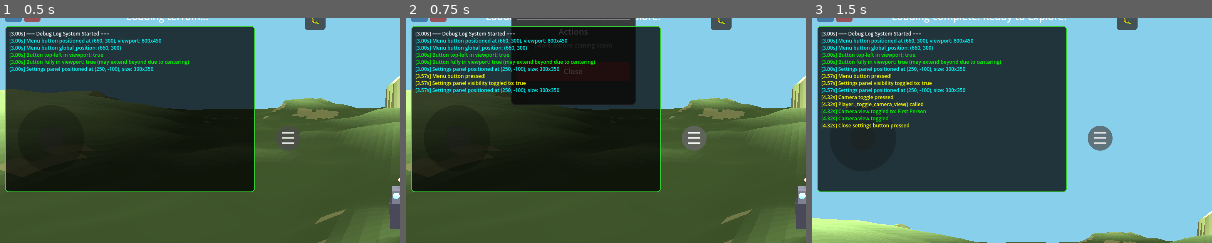
Above: before the commit, frames 1-3 (left to right).
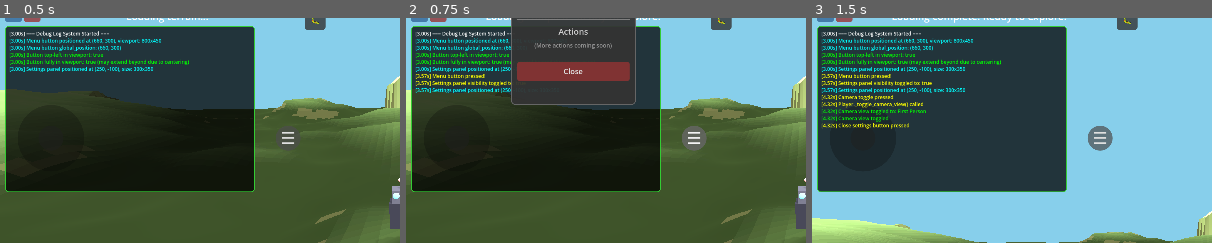
Above: after the commit, the same moments.

Repository: felix-dieterle/YouGame_godot4_public
Game: Godot game, scene res://scenes/main.tscn
The game is run twice, just before and just after one commit, with the same random seed, the same clock (stepped at 60 frames per second) and the same inputs.
Inputs:
- Up to frame 1 (0.5 s): no input
- Up to frame 2 (0.75 s): click "☰" at 0.5 s
- Up to frame 3 (1.5 s): click "👁 Toggle First Person View" at 1.25 s
The pictures show only the part of the screen within x 0-50%, y 4-54%; the shares and areas given below are measured in that part.

Frame 1 is identical in both runs. In frame 2, 11% of the frame differs, in the area x 26-58%, y 3-39%; in frame 3, nothing differs.

Commit message:
Update all UI button z-indices for proper layering
Co-authored-by: felix-dieterle <1490062+felix-dieterle@users.noreply.github.com>

Diff:
--- a/scripts/debug_narrative_ui.gd
+++ b/scripts/debug_narrative_ui.gd
@@ -48,7 +48,8 @@
 	toggle_button.focus_mode = Control.FOCUS_NONE
 
 	# Ensure button is above other UI elements
-	toggle_button.z_index = 10
+	# Set z-index high to ensure visibility above game UI
+	toggle_button.z_index = 101  # Same level as menu button
 
 	# Style the button - normal state
 	var button_style = StyleBoxFlat.new()
--- a/scripts/mobile_controls.gd
+++ b/scripts/mobile_controls.gd
@@ -200,7 +200,8 @@
 
 	# Create a panel for the settings menu
 	settings_panel = Panel.new()
-	settings_panel.z_index = 20  # Above the menu button
+	# Set z-index high to ensure it renders above all other UI elements, including the menu button
+	settings_panel.z_index = 102  # Above the menu button (101) and debug overlay (99-100)
 	settings_panel.mouse_filter = Control.MOUSE_FILTER_STOP
 	settings_panel.visible = false  # Initially hidden
 
